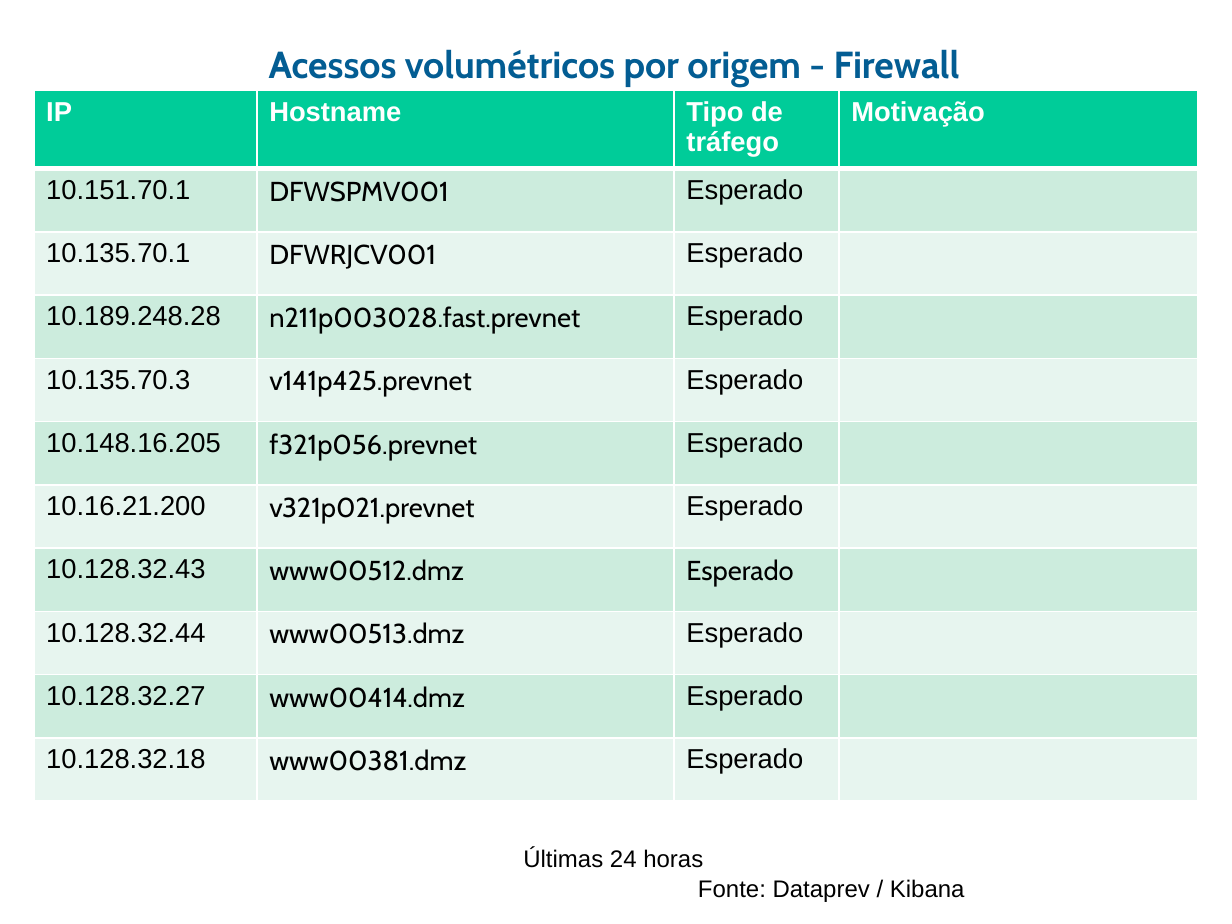
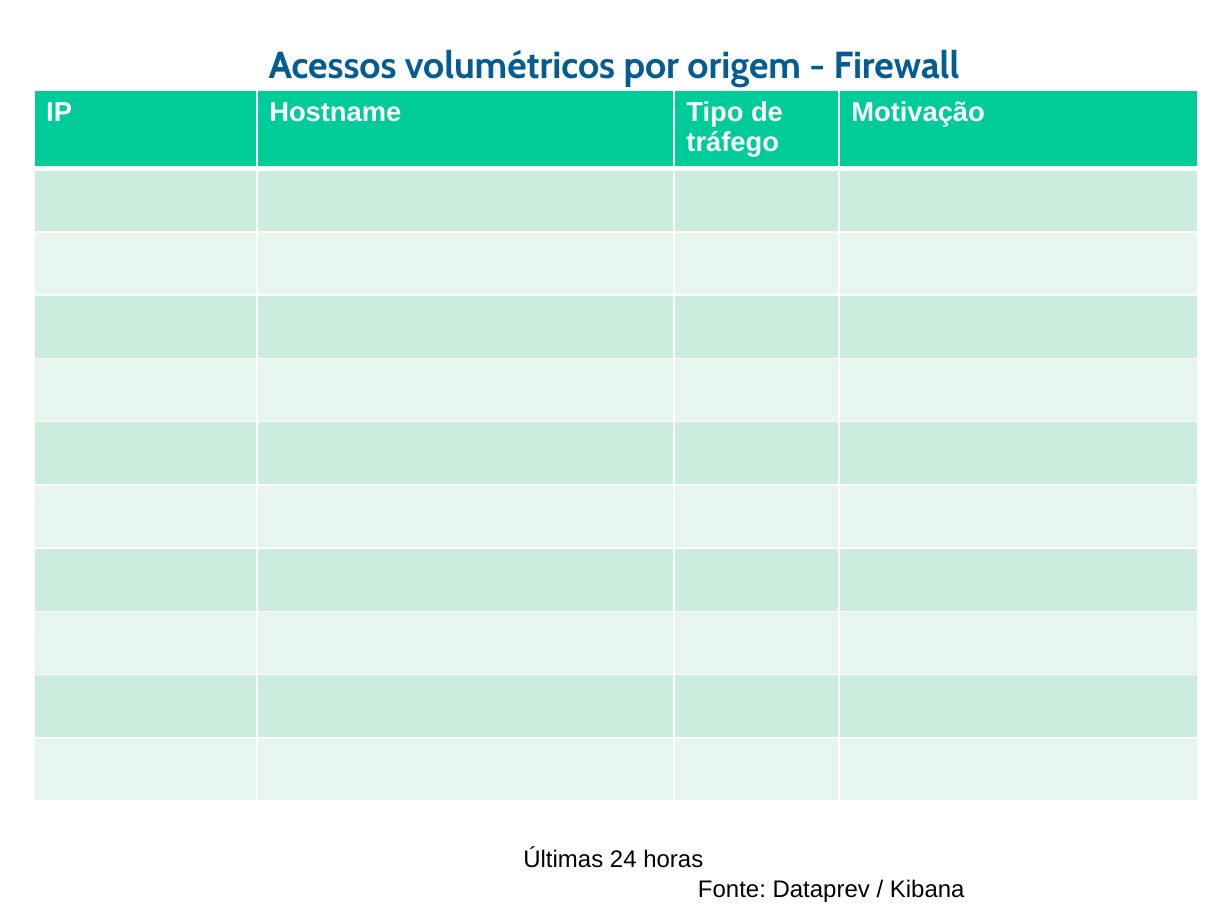
Before and after one commit to guihred/Experiments, a slide deck: slide 9 of src/main/resources/Radar_Eventos_v01122020REL1.pptx. Drawn at 1232x924 pixels with LibreOffice and Linux fonts; fonts in the diff are those of the drawing; background and template pictures are left out. Boxes give left, top, right and bottom in pixels: in the first picture for what was removed or moved away, otherwise in the second. Text is boxed around its words. In the diff, an @@ line names an element or a change of style, - is before the commit and + after.

```diff
--- a/src/main/resources/Radar_Eventos_v01122020REL1.pptx
+++ b/src/main/resources/Radar_Eventos_v01122020REL1.pptx
@@ table at box(34, 91, 1199, 802) @@
-row 2: 10.151.70.1 | DFWSPMV001 | Esperado | 
+row 2:  |  |  | 
-row 3: 10.135.70.1 | DFWRJCV001 | Esperado | 
+row 3:  |  |  | 
-row 4: 10.189.248.28 | n211p003028.fast.prevnet | Esperado | 
+row 4:  |  |  | 
-row 5: 10.135.70.3 | v141p425.prevnet | Esperado | 
+row 5:  |  |  | 
-row 6: 10.148.16.205 | f321p056.prevnet | Esperado | 
+row 6:  |  |  | 
-row 7: 10.16.21.200 | v321p021.prevnet | Esperado | 
+row 7:  |  |  | 
-row 8: 10.128.32.43 | www00512.dmz | Esperado | 
+row 8:  |  |  | 
-row 9: 10.128.32.44 | www00513.dmz | Esperado | 
+row 9:  |  |  | 
-row 10: 10.128.32.27 | www00414.dmz | Esperado | 
+row 10:  |  |  | 
-row 11: 10.128.32.18 | www00381.dmz | Esperado | 
+row 11:  |  |  | 
```
Also in this commit, not shown: 16 other slides changed, 5 other files.
